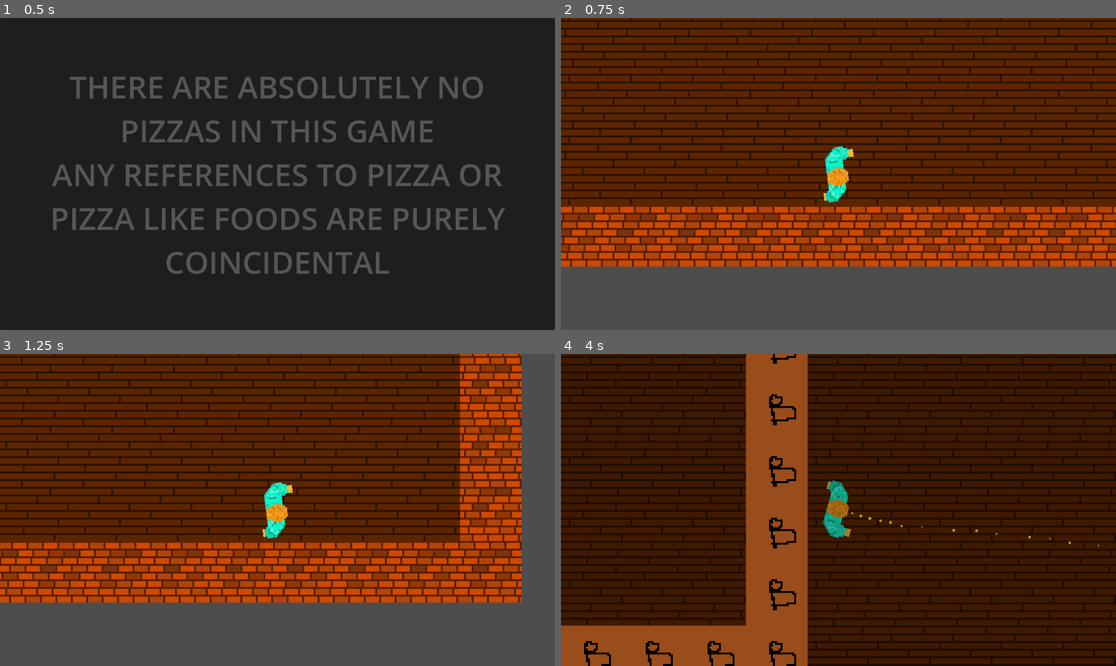
Above: before the commit, frames 1-4 (two rows, left to right).
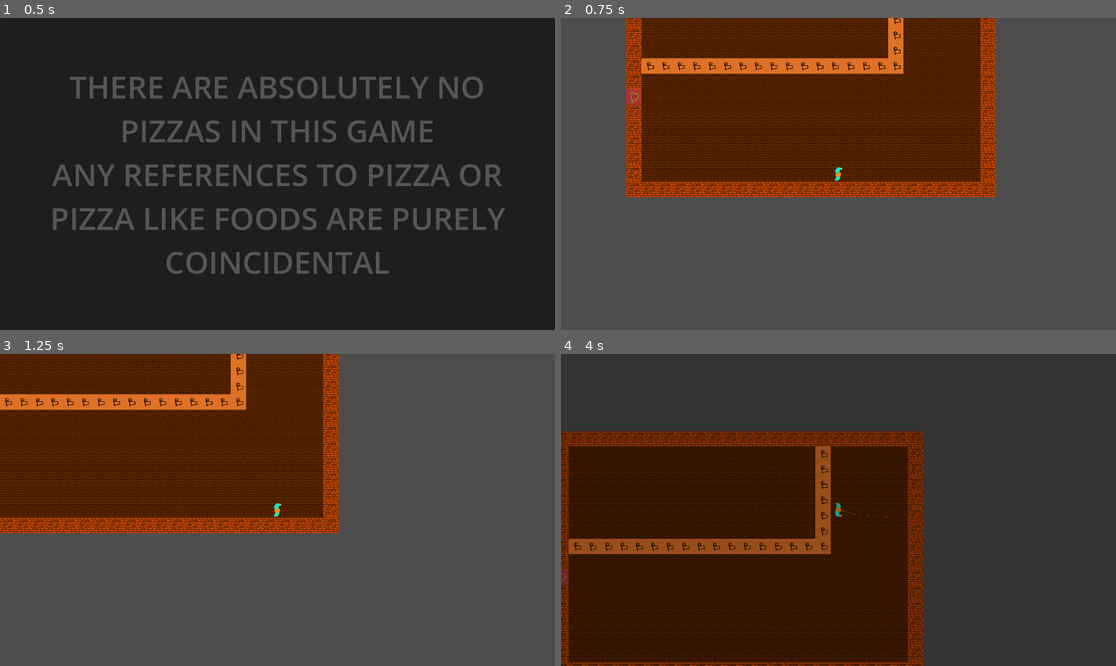
Above: after the commit, the same moments.

Repository: Jibby-Games/PizzaJam11
Game: Godot game, scene res://menu/intro.tscn
The game is run twice, just before and just after one commit, with the same random seed, the same clock (stepped at 60 frames per second) and the same inputs. The engine's default icon, where the game draws it, is replaced by a stand-in: a white triangle on a blue panel in a dark square.
Inputs (mouse positions are in pixels of both pictures, inside the frame that each line leads up to):
- Up to frame 1 (0.5 s): no input
- Up to frame 2 (0.75 s): move the mouse to (960, 158) at 0.52 s; press the mouse at (960, 158) at 0.53 s; hold D (right) from 0.53 s (still down)
- Up to frame 3 (1.25 s): keep holding D (right)
- Up to frame 4 (4 s): move the mouse to (727, 525) at 1.27 s; release D (right) at 1.28 s; release the mouse at (727, 525) at 1.28 s; hold S (down) 1.28-2.03 s; click (727, 525) at 1.35 s; move the mouse to (894, 441) at 2.02 s; press the mouse at (894, 441) at 2.03 s; hold D (right) 2.03-2.78 s; move the mouse to (810, 572) at 2.77 s; release the mouse at (810, 572) at 2.78 s; hold W (up) 2.78-3.53 s; click (810, 572) at 2.85 s; move the mouse to (1005, 556) at 3.52 s; press the mouse at (1005, 556) at 3.53 s; hold A (left) from 3.53 s (still down)

Frame 1 is identical in both runs. In frame 2, 60% of the frame differs, in the area x 0-100%, y 0-80%; in frame 3, 56%; in frame 4, 77%, in the area x 0-100%, y 0-100%.

Commit message:
feat(player): add camera shake

Diff:
--- a/player/player.gd
+++ b/player/player.gd
@@ -48,6 +48,7 @@
 
 
 func wet_self() -> void:
+	$ShakeCamera2D.add_trauma(0.5)
 	print("The player has reached max capacity!")
 	UI.show_pissed_self()
 
@@ -98,5 +99,6 @@
 
 	if current_missed_piss >= max_missed_piss:
 		print("The player pissed themselves")
+		$ShakeCamera2D.add_trauma(0.5)
 		is_pissing = false
 		UI.show_pissed_self()
--- a/player/player.tscn
+++ b/player/player.tscn
@@ -1,7 +1,8 @@
-[gd_scene load_steps=11 format=3 uid="uid://bhx1yxdibm2j7"]
+[gd_scene load_steps=12 format=3 uid="uid://bhx1yxdibm2j7"]
 
 [ext_resource type="Script" path="res://player/player.gd" id="1_o6sg5"]
 [ext_resource type="Texture2D" uid="uid://dq26rrq11nwmk" path="res://player/player.png" id="2_nw4a4"]
+[ext_resource type="PackedScene" uid="uid://cbqvoj0vv8bqm" path="res://player/shake_camera_2d.tscn" id="3_auqtd"]
 
 [sub_resource type="CanvasItemMaterial" id="CanvasItemMaterial_mqmso"]
 light_mode = 1
@@ -100,5 +101,4 @@
 target_position = Vector2(100, 0)
 collision_mask = 4
 
-[node name="Camera2D" type="Camera2D" parent="."]
-zoom = Vector2(4, 4)
+[node name="ShakeCamera2D" parent="." instance=ExtResource("3_auqtd")]
--- /dev/null
+++ b/player/shake_camera_2d.gd
@@ -0,0 +1,39 @@
+extends Camera2D
+
+#Based of the 3.x KidsCanCode implementation -> https://kidscancode.org/godot_recipes/3.x/2d/screen_shake/index.html
+
+@export var decay := 0.8 #How quickly shaking will stop [0,1].
+@export var max_offset := Vector2(100,75) #Maximum displacement in pixels.
+@export var max_roll := 0.1 #Maximum rotation in radians (use sparingly).
+@export var noise : FastNoiseLite #The source of random values.
+
+var noise_y = 0 #Value used to move through the noise
+
+var trauma := 0.0 #Current shake strength
+var trauma_pwr := 3 #Trauma exponent. Use [2,3]
+
+
+func _ready():
+	assert(noise)
+	randomize()
+	noise.seed = randi()
+
+func add_trauma(amount : float):
+	trauma = min(trauma + amount, 1.0)
+
+func _process(delta):
+	if trauma:
+		trauma = max(trauma - decay * delta, 0)
+		shake()
+  #optional
+	elif offset.x != 0 or offset.y != 0 or rotation != 0:
+		lerp(offset.x,0.0,1)
+		lerp(offset.y,0.0,1)
+		lerp(rotation,0.0,1)
+
+func shake():
+	var amt = pow(trauma, trauma_pwr)
+	noise_y += 1
+	rotation = max_roll * amt * noise.get_noise_2d(noise.seed,noise_y)
+	offset.x = max_offset.x * amt * noise.get_noise_2d(noise.seed*2,noise_y)
+	offset.y = max_offset.y * amt * noise.get_noise_2d(noise.seed*3,noise_y)
--- /dev/null
+++ b/player/shake_camera_2d.tscn
@@ -0,0 +1,10 @@
+[gd_scene load_steps=3 format=3 uid="uid://cbqvoj0vv8bqm"]
+
+[ext_resource type="Script" path="res://player/shake_camera_2d.gd" id="1_8ctae"]
+
+[sub_resource type="FastNoiseLite" id="FastNoiseLite_q6skc"]
+noise_type = 3
+
+[node name="ShakeCamera2D" type="Camera2D"]
+script = ExtResource("1_8ctae")
+noise = SubResource("FastNoiseLite_q6skc")
